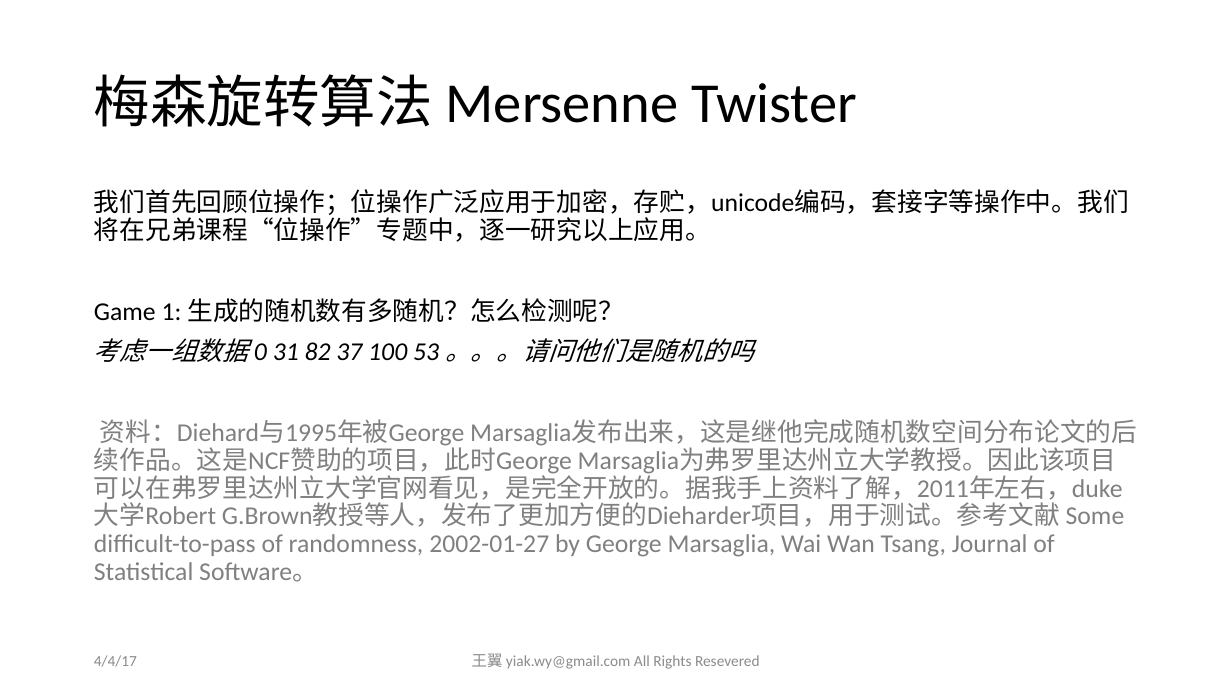
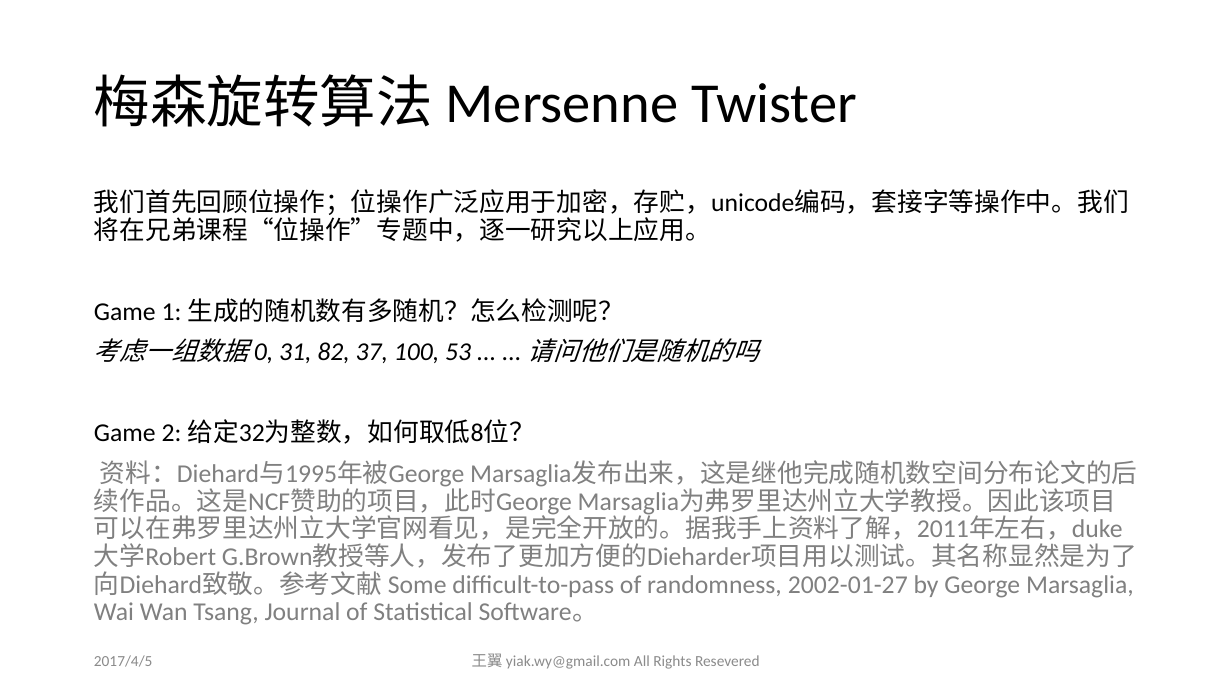
Before and after one commit to yiakwy/yiakwy.github.io, a slide deck: slide 27 of Computing Random Variables/Computing Random Variables.pptx. Drawn at 1232x693 pixels with LibreOffice and Linux fonts; fonts in the diff are those of the drawing. Boxes give left, top, right and bottom in pixels: in the first picture for what was removed or moved away, otherwise in the second. Text is boxed around its words. In the diff, an @@ line names an element or a change of style, - is before the commit and + after.

Commit message:
finish Computing Random Varialbes Preparation

```diff
--- a/Computing Random Variables/Computing Random Variables.pptx
+++ b/Computing Random Variables/Computing Random Variables.pptx
@@ text at (94, 338, 1137, 625): text changed @@
-考虑一组数据 0 31 82 37 100 53 。。。请问他们是随机的吗
-资料：Diehard与1995年被George Marsaglia发布出来，这是继他完成随机数空间分布论文的后续作品。这是NCF赞助的项目，此时George Marsaglia为弗罗里达州立大学教授。因此该项目可以在弗罗里达州立大学官网看见，是完全开放的。据我手上资料了解，2011年左右，duke 大学Robert G.Brown教授等人，发布了更加方便的Dieharder项目，用于测试。参考文献 Some difficult-to-pass of randomness, 2002-01-27 by George Marsaglia, Wai Wan Tsang, Journal of Statistical Software。
+考虑一组数据 0, 31, 82, 37, 100, 53 ... ... 请问他们是随机的吗
+Game 2: 给定32为整数，如何取低8位？
+资料：Diehard与1995年被George Marsaglia发布出来，这是继他完成随机数空间分布论文的后续作品。这是NCF赞助的项目，此时George Marsaglia为弗罗里达州立大学教授。因此该项目可以在弗罗里达州立大学官网看见，是完全开放的。据我手上资料了解，2011年左右，duke 大学Robert G.Brown教授等人，发布了更加方便的Dieharder项目用以测试。其名称显然是为了向Diehard致敬。参考文献 Some difficult-to-pass of randomness, 2002-01-27 by George Marsaglia, Wai Wan Tsang, Journal of Statistical Software。
@@ text at (94, 655, 153, 667): text changed @@
-4/4/17
+2017/4/5
```
Also in this commit, not shown: 34 other slides changed, 20 slides added.
